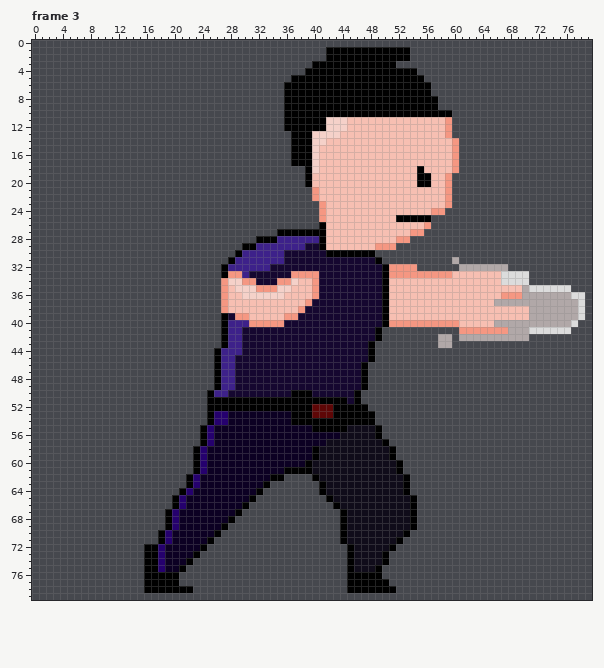
A pixel-art file gets an edit: raw/SlickJabLeft80.aseprite. The picture above is the old version.
80x80 pixels, 7 frames. Shown: frame 3. The commit also changed other frames, which this record leaves out.
New version:
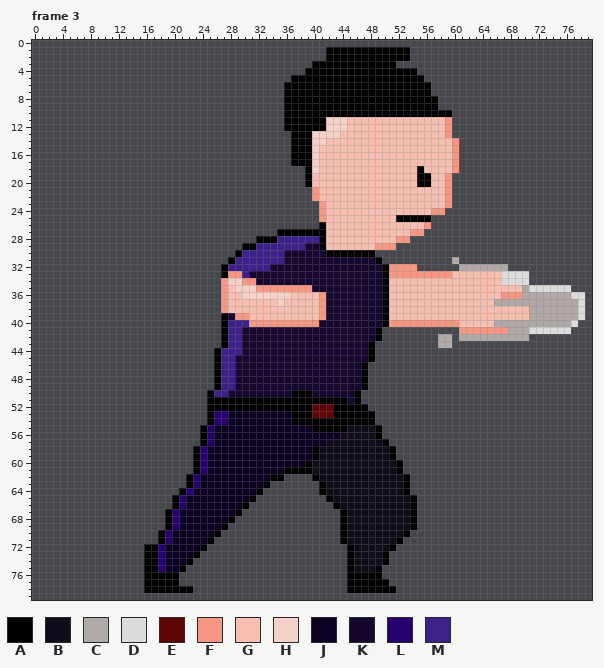
Palette (. is transparent): A #000000  B #100c1a  C #b1a8a8  D #dcdcdc  E #5e0606  F #f59782  G #f7bfb2  H #f5d1c9  J #0c0023  K #150730  L #25006e  M #3d218a
From old to new:
{"where": "frame 3"}
{"frame":3,"y":33,"x":37,"old":"FFFF","new":"KKKK"}
{"frame":3,"y":34,"x":35,"old":"FFHGGF","new":"KKKKKK"}
{"frame":3,"y":35,"x":35,"old":"HHGGGF","new":"FFFFFK"}
{"frame":3,"y":36,"x":36,"old":"G","new":"H"}
{"frame":3,"y":36,"x":40,"old":"FK","new":"GF"}
{"frame":3,"y":37,"x":35,"old":"G","new":"H"}
{"frame":3,"y":37,"x":39,"old":"FKK","new":"GGF"}
{"frame":3,"y":38,"x":38,"old":"FKKK","new":"GGGF"}
{"frame":3,"y":39,"x":36,"old":"FFKKKK","new":"GGGGGF"}
{"frame":3,"y":40,"x":36,"old":"KKKKK","new":"FFFFF"}
{"label":"changed","picture_box":[277,271,326,327]}
